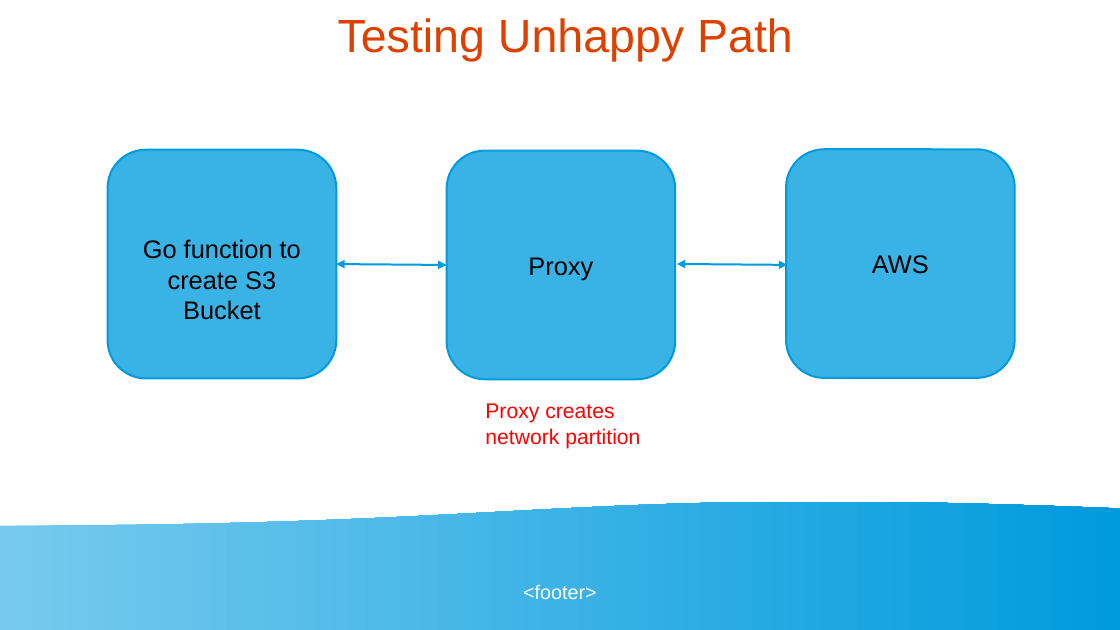
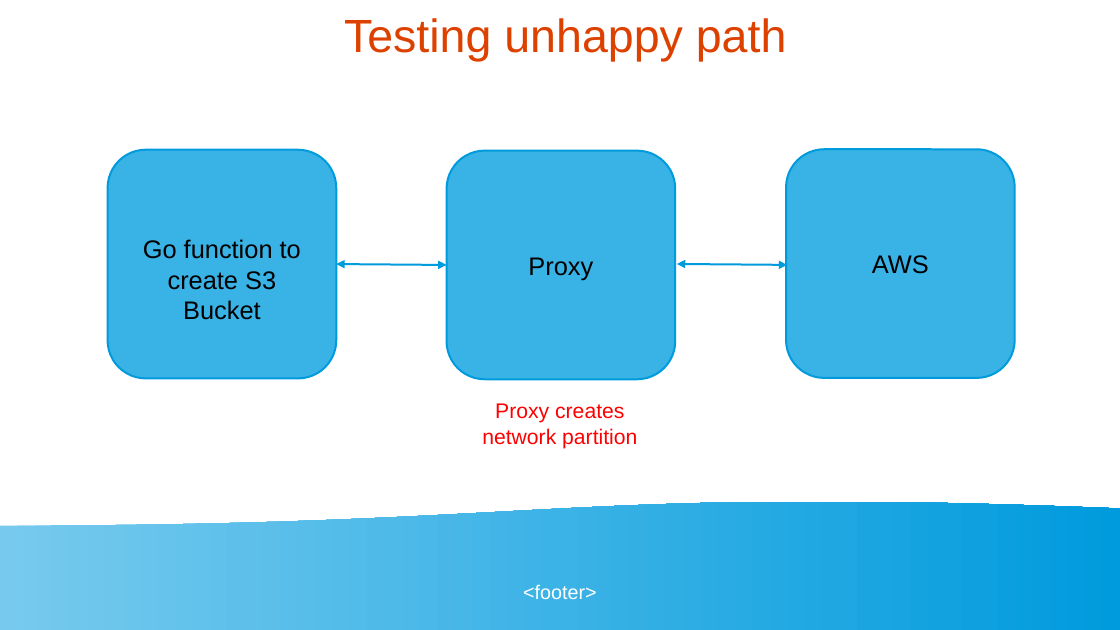
Before and after one commit to golangbot/gophercon-uk-2025-talk, a slide deck: slide 12 of Presentation.odp. Drawn at 1120x630 pixels with LibreOffice and Linux fonts; fonts in the diff are those of the drawing. Boxes give left, top, right and bottom in pixels: in the first picture for what was removed or moved away, otherwise in the second. Text is boxed around its words. In the diff, an @@ line names an element or a change of style, - is before the commit and + after.

```diff
--- a/Presentation.odp
+++ b/Presentation.odp
@@ title at (x1=344, y1=18, x2=787, y2=62): text changed @@
-Testing Unhappy Path
+Testing unhappy path
@@ text "Proxy creates network partition" at (x1=482, y1=403, x2=637, y2=449): alignment left to centre @@
```
Also in this commit, not shown: 19 other slides changed, 3 other files.
